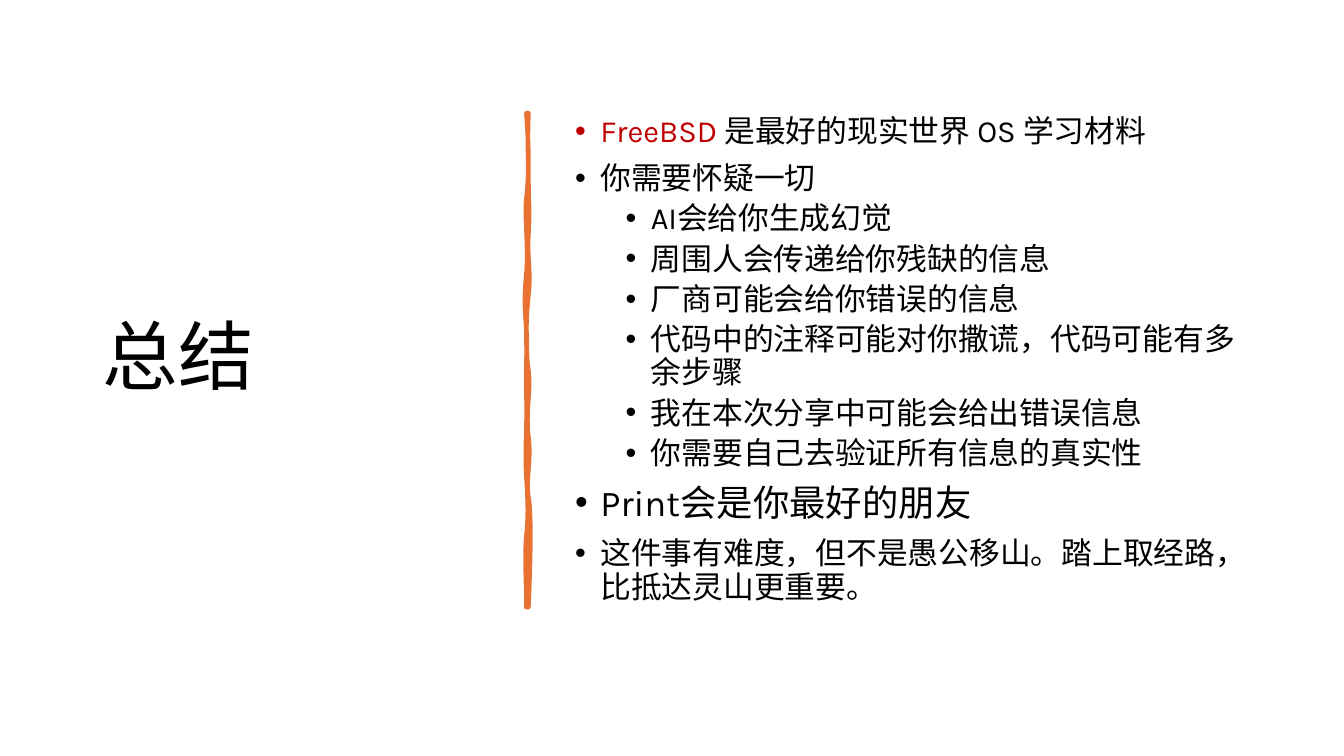
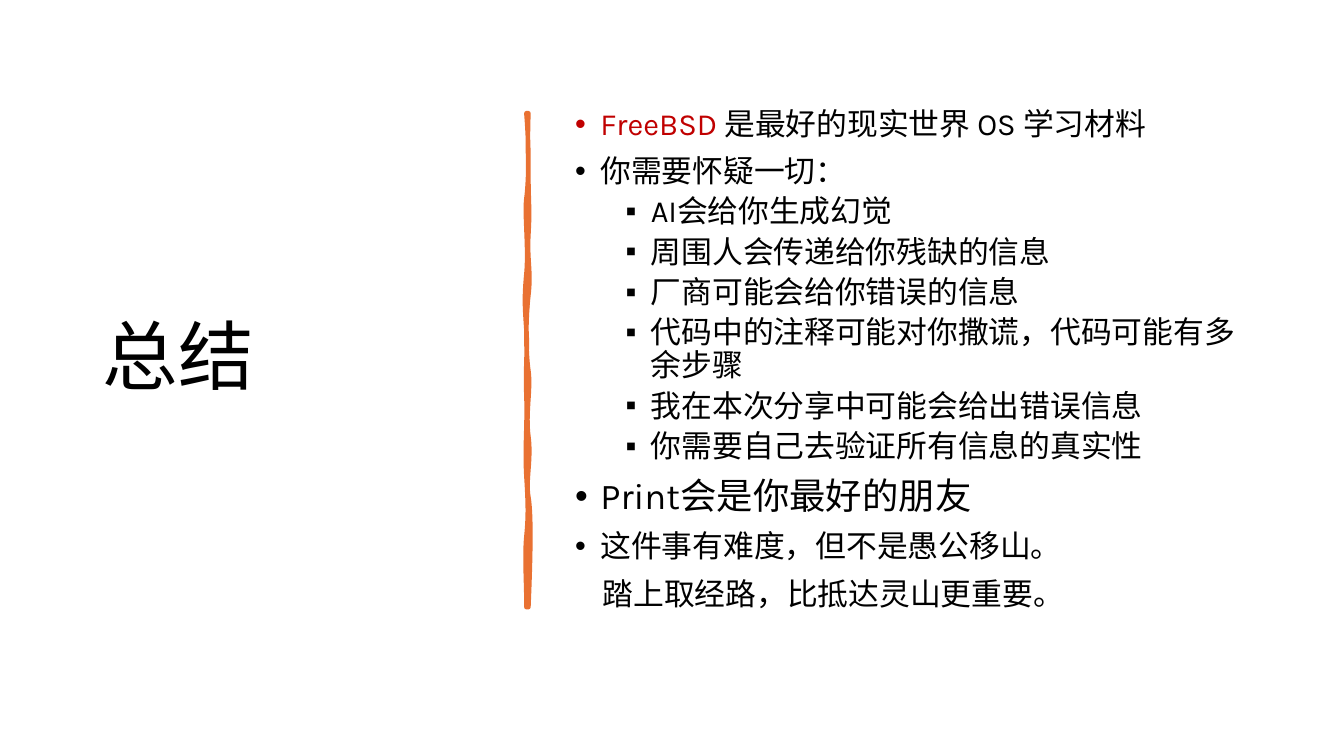
Before and after one commit to adamanteye/arceos-mingyang, a slide deck: slide 23 of 网卡驱动.pptx. Drawn at 1344x756 pixels with LibreOffice and Linux fonts; fonts in the diff are those of the drawing. Boxes give left, top, right and bottom in pixels: in the first picture for what was removed or moved away, otherwise in the second. Text is boxed around its words. In the diff, an @@ line names an element or a change of style, - is before the commit and + after.

```diff
--- a/网卡驱动.pptx
+++ b/网卡驱动.pptx
@@ text at [600,156,846,185]: text changed @@
-• 你需要怀疑一切
+• 你需要怀疑一切：
@@ text at [651,196,1235,460]: bullet • to ▪ @@
@@ text at [600,531,1064,608]: text changed @@
-• 这件事有难度，但不是愚公移山。踏上取经路，比抵达灵山更重要。
+• 这件事有难度，但不是愚公移山。
+踏上取经路，比抵达灵山更重要。
```
Also in this commit, not shown: 7 other slides changed.
